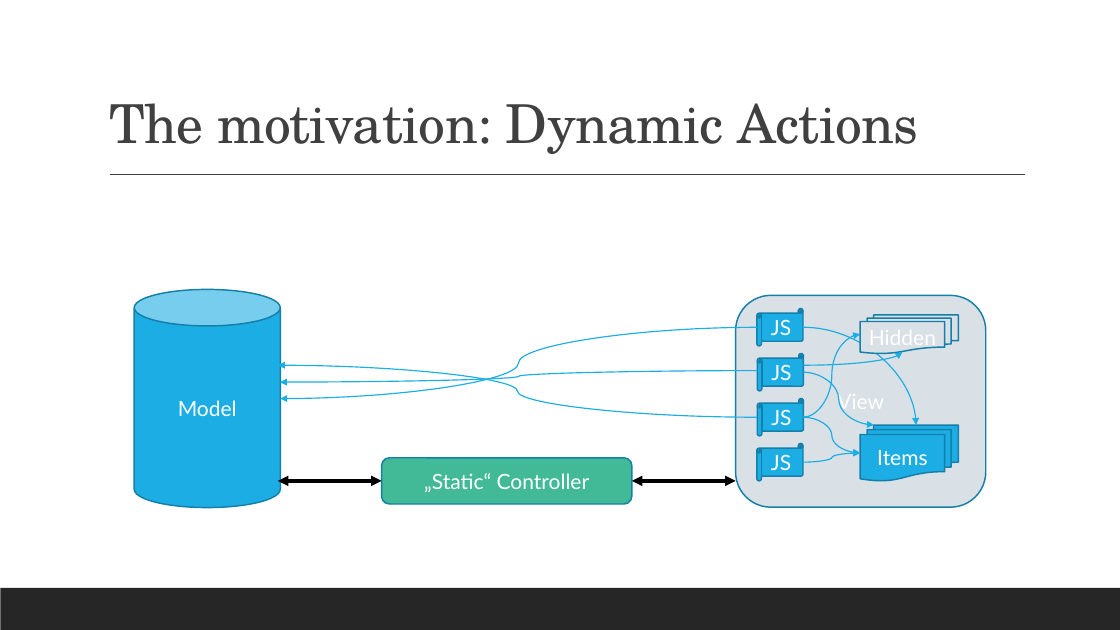
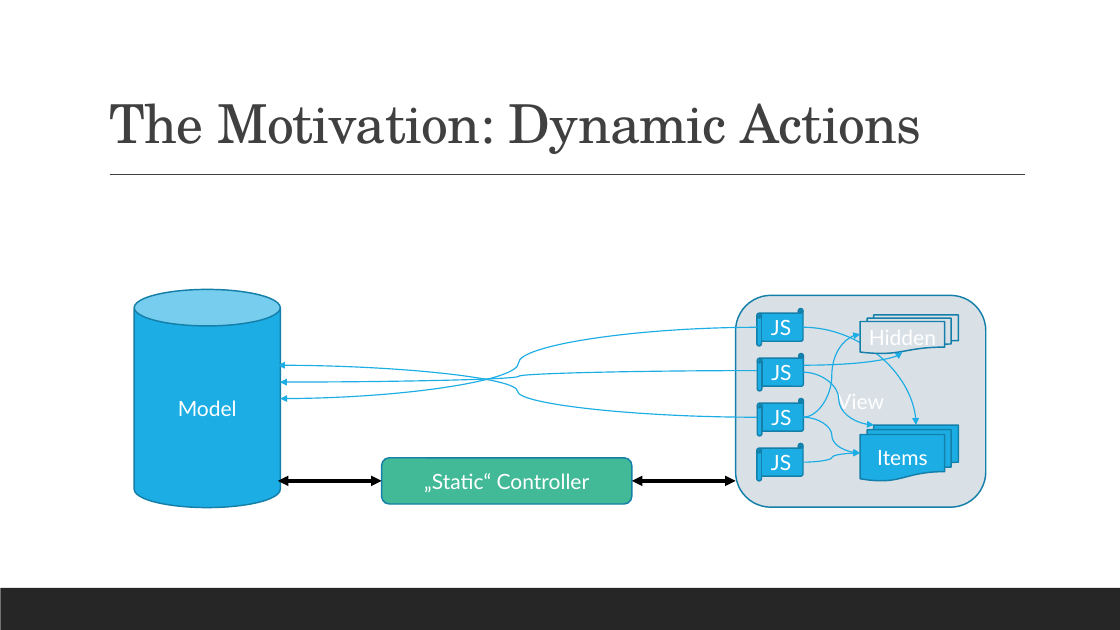
Before and after one commit to j-sieben/ADC, a slide deck: slide 5 of DOC/Architecture.pptx. Drawn at 1120x630 pixels with LibreOffice and Linux fonts; fonts in the diff are those of the drawing. Boxes give left, top, right and bottom in pixels: in the first picture for what was removed or moved away, otherwise in the second. Text is boxed around its words. In the diff, an @@ line names an element or a change of style, - is before the commit and + after.

```diff
--- a/DOC/Architecture.pptx
+++ b/DOC/Architecture.pptx
@@ title at bbox=[109, 103, 921, 154]: text changed @@
-The motivation: Dynamic Actions
+The Motivation: Dynamic Actions
```
Also in this commit, not shown: 5 other slides changed, 2 slides added, 1 other file.
